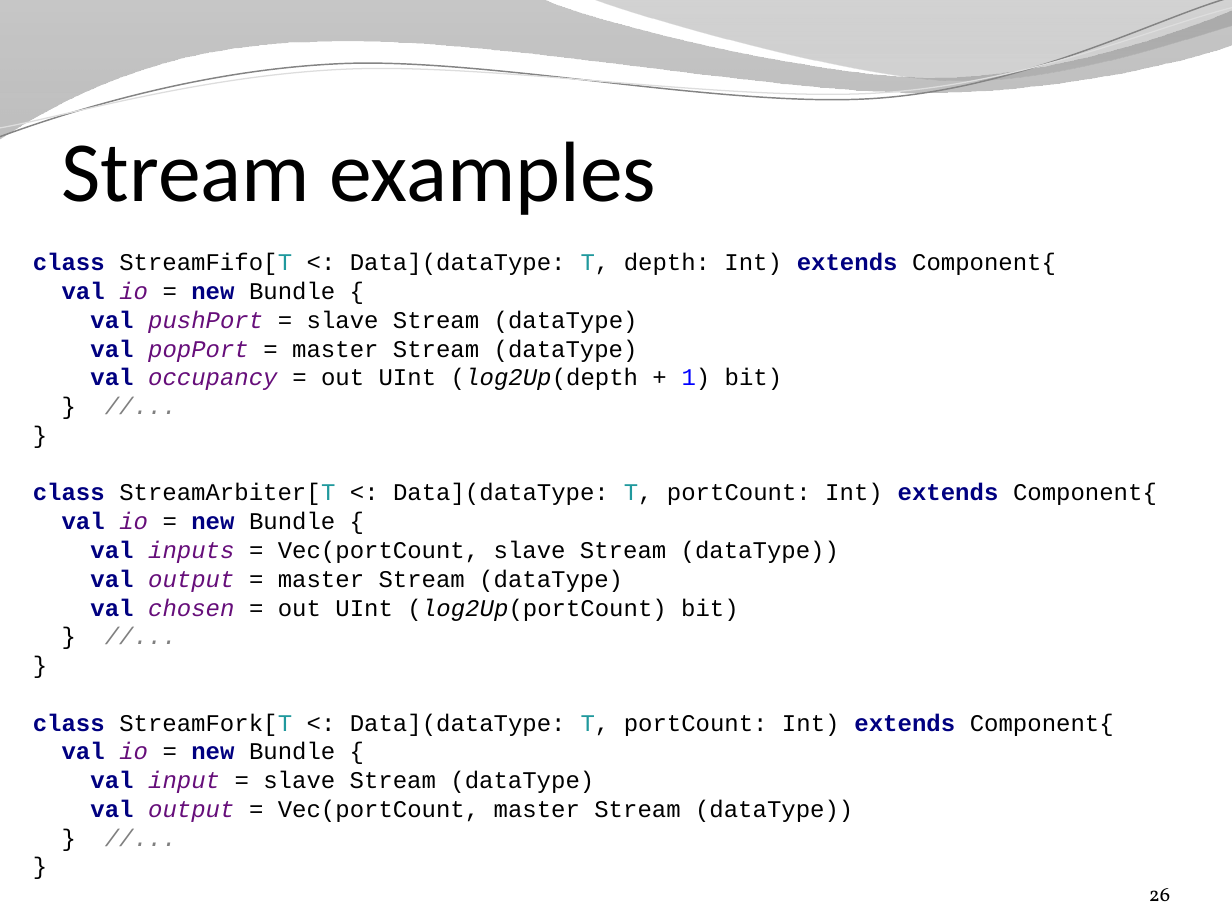
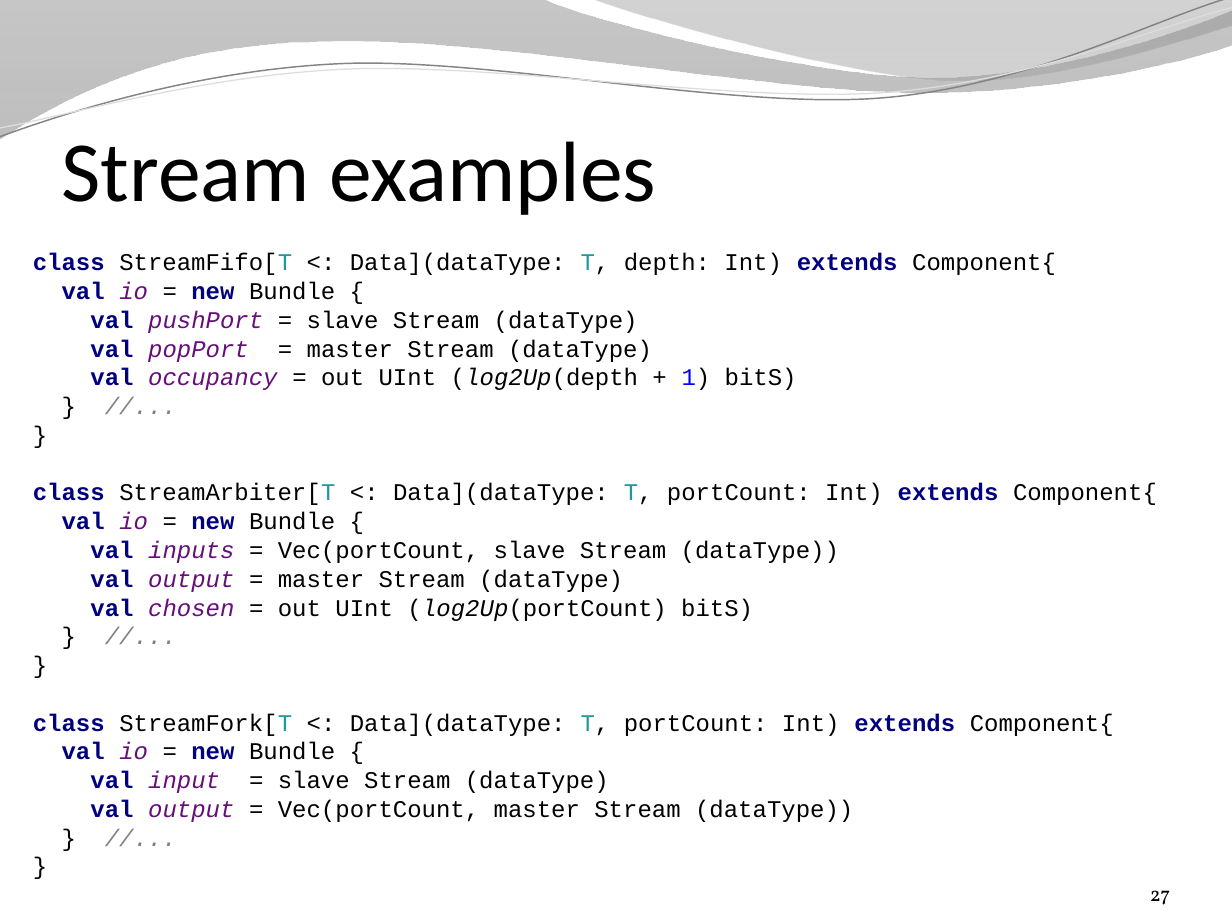
Before and after one commit to SpinalHDL/SpinalDoc, a slide deck: slide 27 of presentation/en/presentation3.pptx (slide 26 before the commit). Drawn at 1232x924 pixels with LibreOffice and Linux fonts; fonts in the diff are those of the drawing; background and template pictures are left out. Boxes give left, top, right and bottom in pixels: in the first picture for what was removed or moved away, otherwise in the second. Text is boxed around its words. In the diff, an @@ line names an element or a change of style, - is before the commit and + after.

Commit message:
presentation3 wip

```diff
--- a/presentation/en/presentation3.pptx
+++ b/presentation/en/presentation3.pptx
@@ text at (33,253,1157,822): text changed @@
-class StreamFifo[T <: Data](dataType: T, depth: Int) extends Component{
-val io = new Bundle {
-val pushPort = slave Stream (dataType)
-val popPort = master Stream (dataType)
-val occupancy = out UInt (log2Up(depth + 1) bit)
-} //...
-}
-class StreamArbiter[T <: Data](dataType: T, portCount: Int) extends Component{
-val io = new Bundle {
-val inputs = Vec(portCount, slave Stream (dataType))
-val output = master Stream (dataType)
-val chosen = out UInt (log2Up(portCount) bit)
-} //...
-}
-class StreamFork[T <: Data](dataType: T, portCount: Int) extends Component{
-val io = new Bundle {
-val input = slave Stream (dataType)
-val output = Vec(portCount, master Stream (dataType))
-} //...
-}
+class StreamFifo[T <: Data](dataType: T, depth: Int) extends Component{
+val io = new Bundle {
+val pushPort = slave Stream (dataType)
+val popPort = master Stream (dataType)
+val occupancy = out UInt (log2Up(depth + 1) bitS)
+} //...
+}
+class StreamArbiter[T <: Data](dataType: T, portCount: Int) extends Component{
+val io = new Bundle {
+val inputs = Vec(portCount, slave Stream (dataType))
+val output = master Stream (dataType)
+val chosen = out UInt (log2Up(portCount) bitS)
+} //...
+}
+class StreamFork[T <: Data](dataType: T, portCount: Int) extends Component{
+val io = new Bundle {
+val input = slave Stream (dataType)
+val output = Vec(portCount, master Stream (dataType))
+} //...
+}
@@ page number at (1150,890,1170,905): text changed @@
-26
+27
```
Also in this commit, not shown: 1 other slide changed, 5 slides added, 1 other file.
